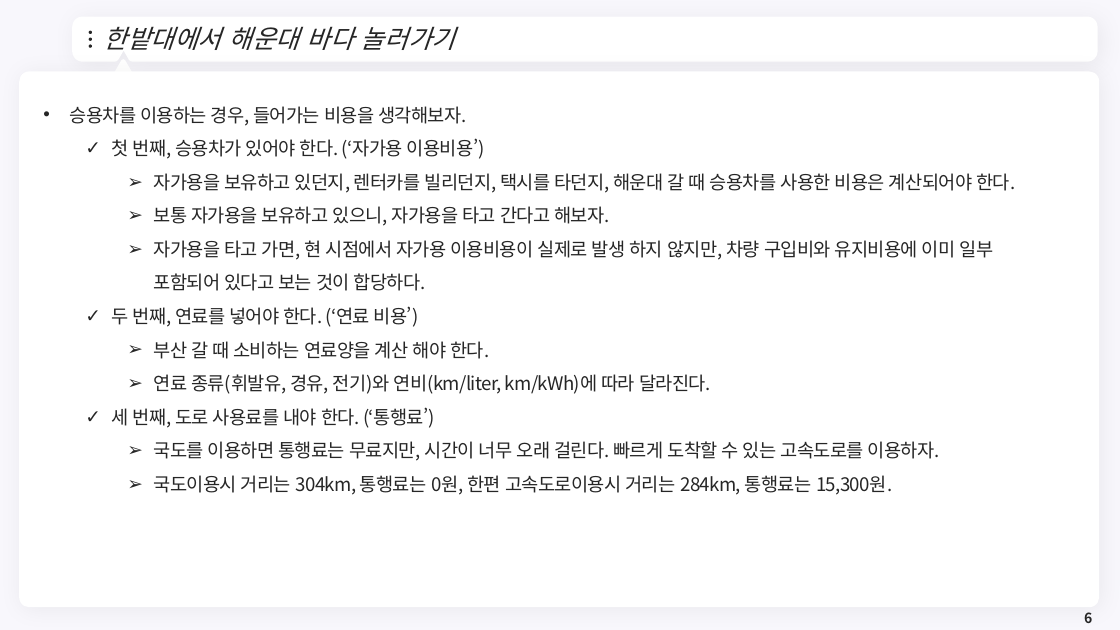
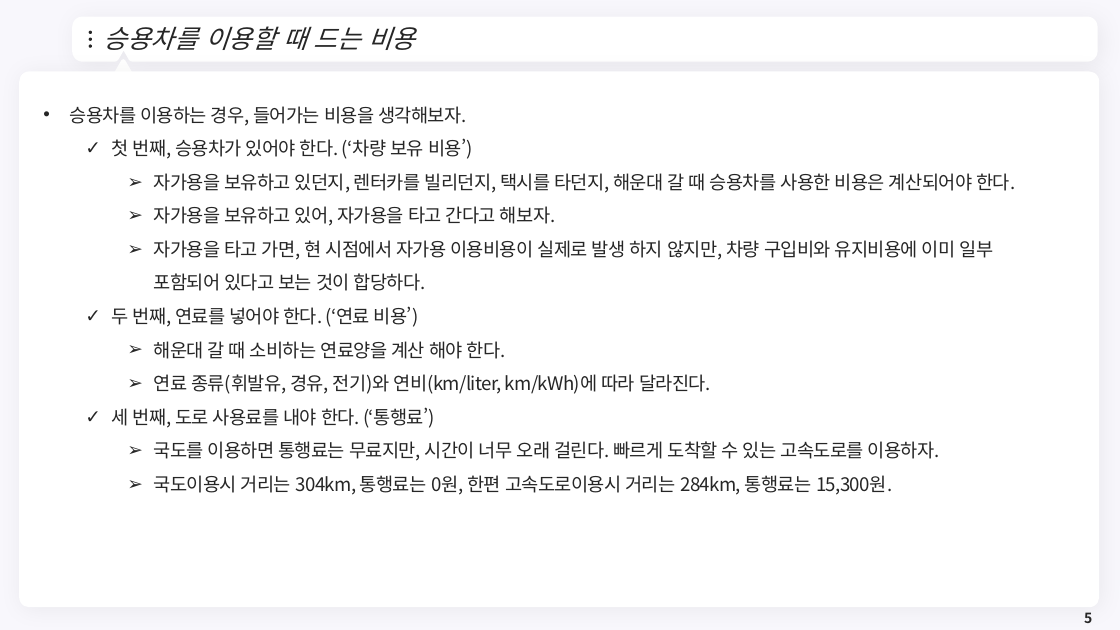
Before and after one commit to meandthey/Teaching, a slide deck: slide 5 of 생활속의 경제/01_Lectures/생활속의 경제_(에너지경제).pptx (slide 6 before the commit). Drawn at 1120x630 pixels with LibreOffice and Linux fonts; fonts in the diff are those of the drawing; background and template pictures are left out. Boxes give left, top, right and bottom in pixels: in the first picture for what was removed or moved away, otherwise in the second. Text is boxed around its words. In the diff, an @@ line names an element or a change of style, - is before the commit and + after.

```diff
--- a/생활속의 경제/01_Lectures/생활속의 경제_(에너지경제).pptx
+++ b/생활속의 경제/01_Lectures/생활속의 경제_(에너지경제).pptx
@@ title at (104, 26, 415, 50): text changed @@
-한밭대에서 해운대 바다 놀러가기
+승용차를 이용할 때 드는 비용
@@ text at (112, 138, 473, 159): text changed @@
-  ✓ 첫 번째, 승용차가 있어야 한다. (‘자가용 이용비용’)
+  ✓ 첫 번째, 승용차가 있어야 한다. (‘차량 보유 비용’)
@@ text at (154, 206, 556, 226): text changed @@
-    ➢ 보통 자가용을 보유하고 있으니, 자가용을 타고 간다고 해보자.
+    ➢ 자가용을 보유하고 있어, 자가용을 타고 간다고 해보자.
@@ text at (154, 341, 506, 359): text changed @@
-    ➢ 부산 갈 때 소비하는 연료양을 계산 해야 한다.
+    ➢ 해운대 갈 때 소비하는 연료양을 계산 해야 한다.
```
Also in this commit, not shown: 11 other slides changed, 11 slides added, 5 slides removed, 1 other file.
